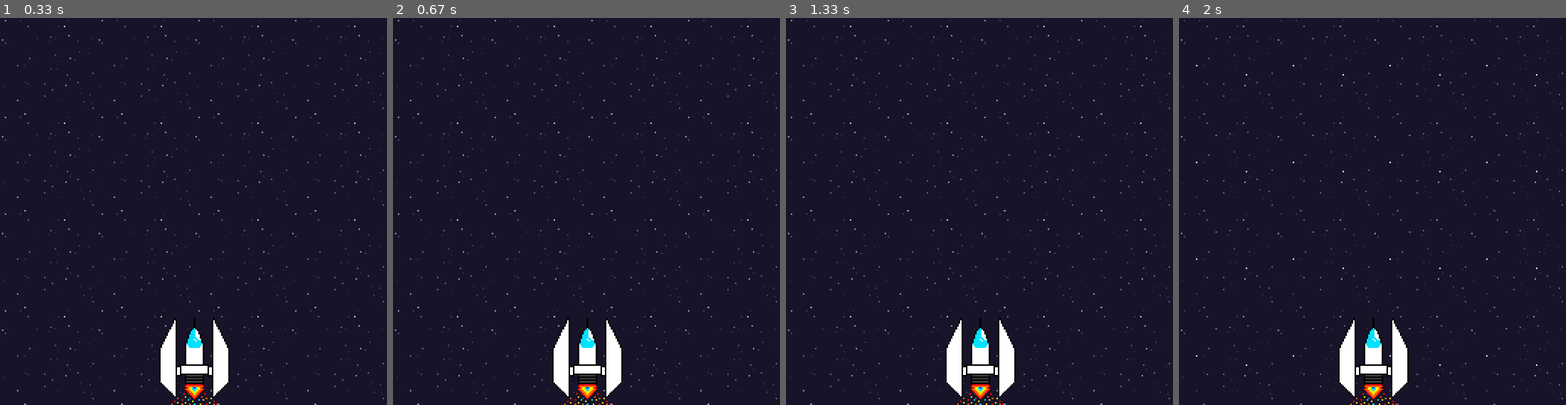
Above: before the commit, frames 1-4 (left to right).
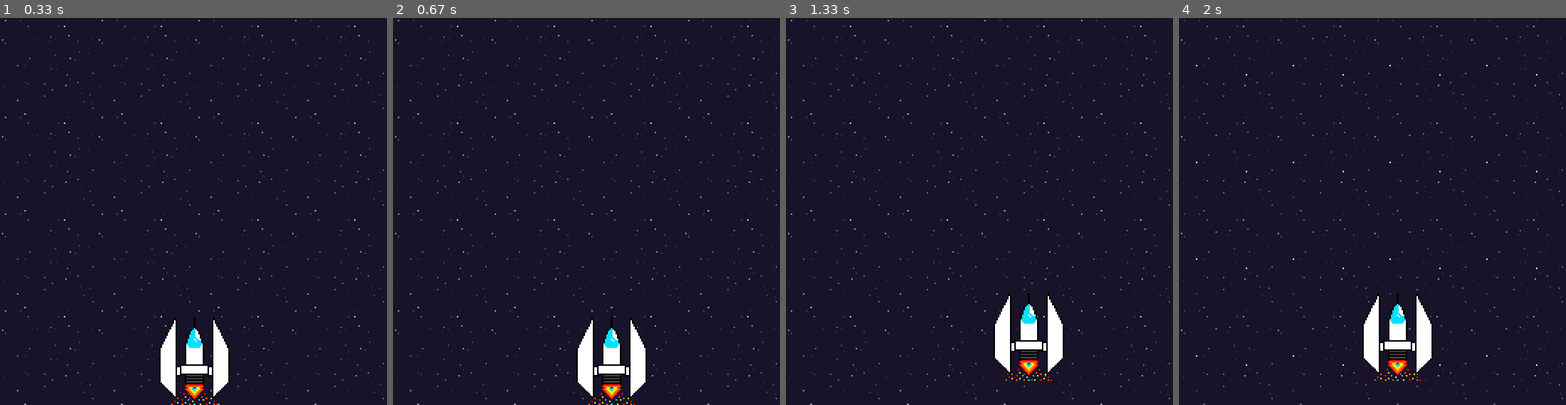
Above: after the commit, the same moments.

Repository: darsiov/pygames
Game: pygame game, started from first_game.py
The game is run twice, just before and just after one commit, with the same random seed, the same clock (stepped at 60 frames per second) and the same inputs.
Inputs:
- Up to frame 1 (0.33 s): no input
- Up to frame 2 (0.67 s): hold D from 0.33 s (still down)
- Up to frame 3 (1.33 s): release D at 0.8 s; hold W 0.83-1.13 s; hold D from 1.17 s (still down)
- Up to frame 4 (2 s): release D at 1.63 s; hold A from 1.67 s (still down)

Frame 1 is identical in both runs. In frame 2, 2.8% of the frame differs, in the area x 41-66%, y 77-100%; in frame 3, 4.0%, in the area x 41-72%, y 71-100%; in frame 4, 3.5%.

Commit message:
Desplazamiento de la nave, primera versión

Diff:
--- a/first_game.py
+++ b/first_game.py
@@ -91,6 +91,23 @@
 
         self.image = pygame.transform.scale(self.spriteSheet.subsurface((int(self.current_frame)*self.frame_width,0,self.frame_width,self.frame_heigth)),(SPRITE_SIZE,SPRITE_SIZE)) #Escala del sprite en el juego
 
+    def movement(self, d):
+        direction = d
+        if direction == 0 and self.rect.centery >= 0:
+            self.rect.centery -= MOVE
+
+        elif direction == 1 and self.rect.centerx < 625:
+            self.rect.centerx += MOVE
+
+        elif direction == 2 and self.rect.centerx > -25:
+            self.rect.centerx -= MOVE
+
+        elif direction == 3 and self.rect.centery < 600:
+            self.rect.centery += MOVE
+
+        else:
+            pass
+
 
 
 def main():
@@ -102,15 +119,24 @@
             if event.type == pygame.QUIT:
                 pygame.quit()
                 sys.exit()
-            if event.type == pygame.KEYDOWN:
-                if event.key == pygame.K_w:
-                    print('Up')
-                if event.key == pygame.K_d:
-                    print('Right')
-                if event.key == pygame.K_a:
-                    print('Left')
-                if event.key == pygame.K_s:
-                    print('Down')
+
+            keys = pygame.key.get_pressed()
+
+            if keys[K_w]:
+                d = 0
+            elif keys[K_d]:
+                d = 1
+            elif keys[K_a]:
+                d = 2
+            elif keys[K_s]:
+                d = 3
+            elif keys[K_ESCAPE]:
+                pygame.quit()
+                sys.exit()
+            else:
+                    d = -1
+
+            char.movement(d)
 
         character.add(char)
         wall_blocks.add(wallpaper)#Agregado de la lista al grupo de sprite
